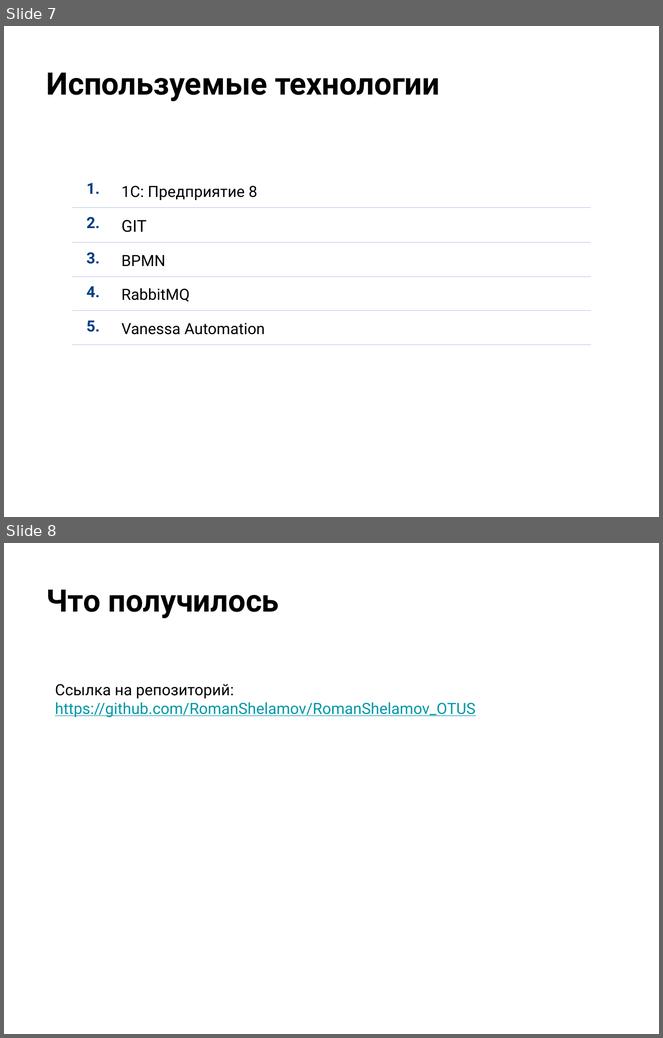
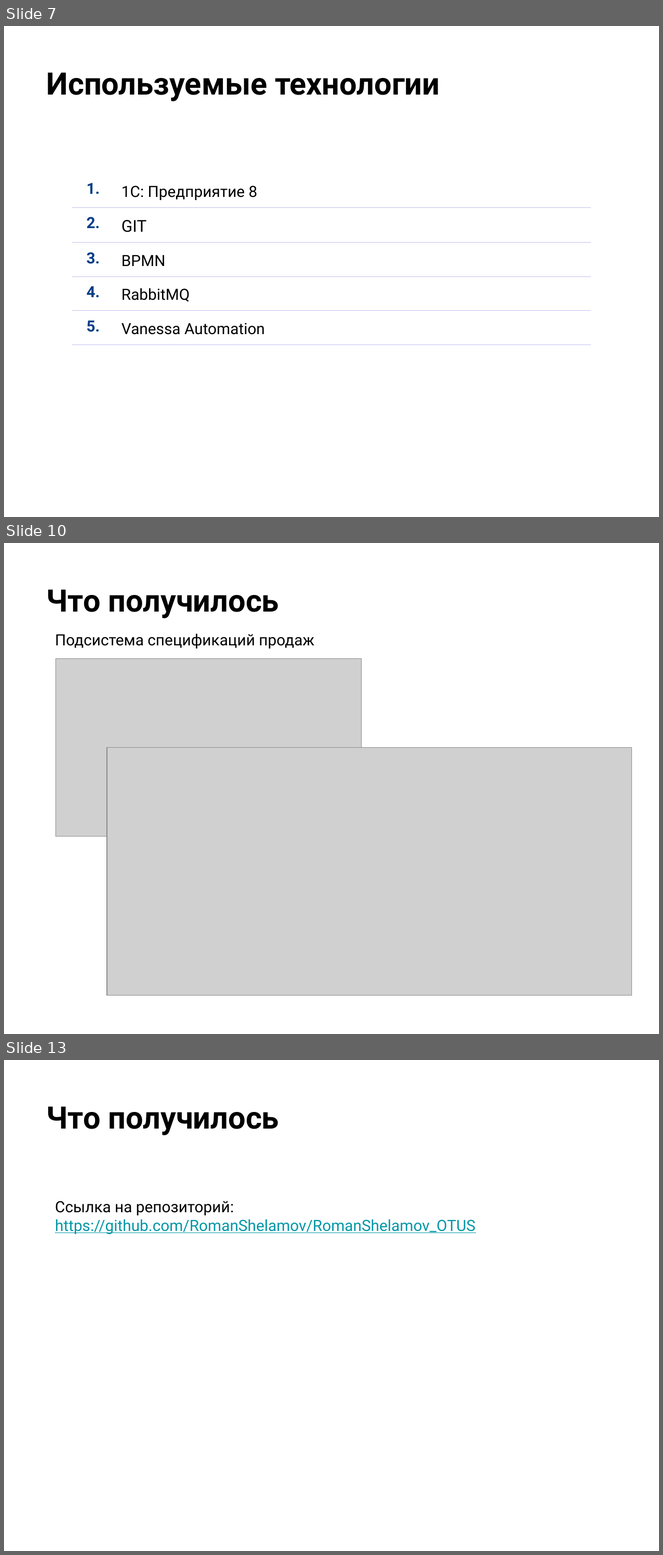
Before and after one commit to RomanShelamov/RomanShelamov_OTUS, a slide deck: doc/Presentation/Защита проекта_Шеламов Роман.pptx. Shown one above the other, each under a label of ours: slides 7 and 8 before the commit, slides 7, 10 and 13 after it; the slides between them are not shown. The pictures are 663x1038 and 663x1555 pixels, drawn with LibreOffice and Linux fonts; fonts in the diff are those of the drawing; grey boxes stand for pictures; background and template pictures are left out. Boxes give left, top, right and bottom in pixels: in the first picture for what was removed or moved away, otherwise in the second. Text is boxed around its words. In the diff, an @@ line names an element or a change of style, - is before the commit and + after.

```diff
--- a/doc/Presentation/Защита проекта_Шеламов Роман.pptx
+++ b/doc/Presentation/Защита проекта_Шеламов Роман.pptx
@@ slide 10 added at <box>4,543,659,1034</box>, background picture (left out) @@
@@ title added at <box>47,589,280,618</box>, 34 pt, text #000000, bold @@
+Что получилось
@@ text added at <box>55,633,314,649</box>, 17 pt, text #000000 @@
+Подсистема спецификаций продаж
@@ picture added at <box>56,658,362,836</box> @@
@@ picture added at <box>107,747,632,996</box> @@
@@ what was slide 8 is now slide 13 @@
```
Also in this commit, not shown: 2 slides changed, 2 other slides added, 1 slide removed, 28 other files.
